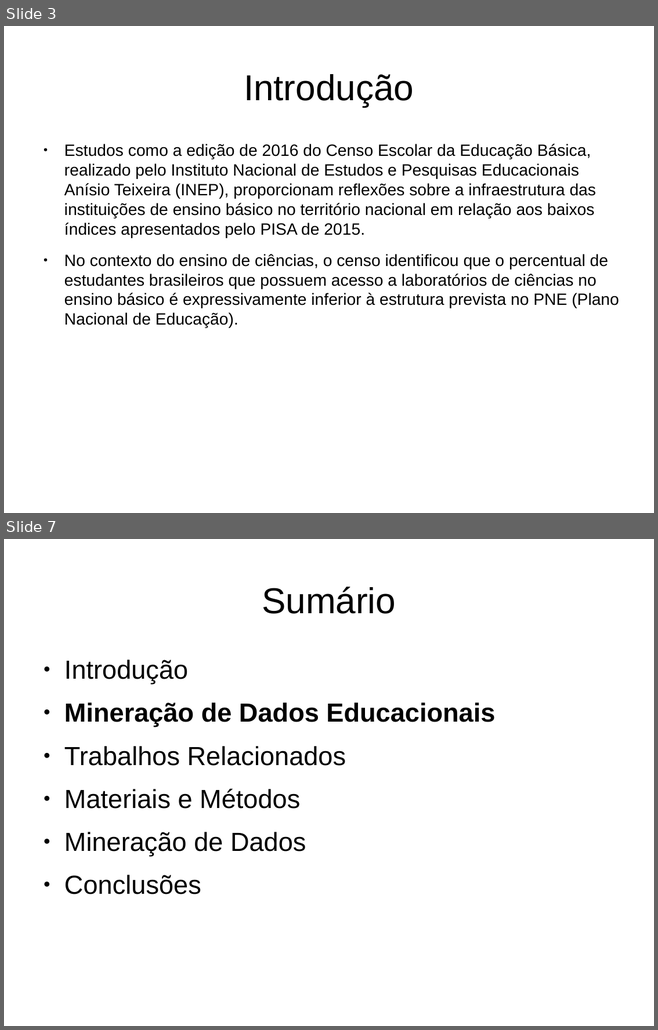
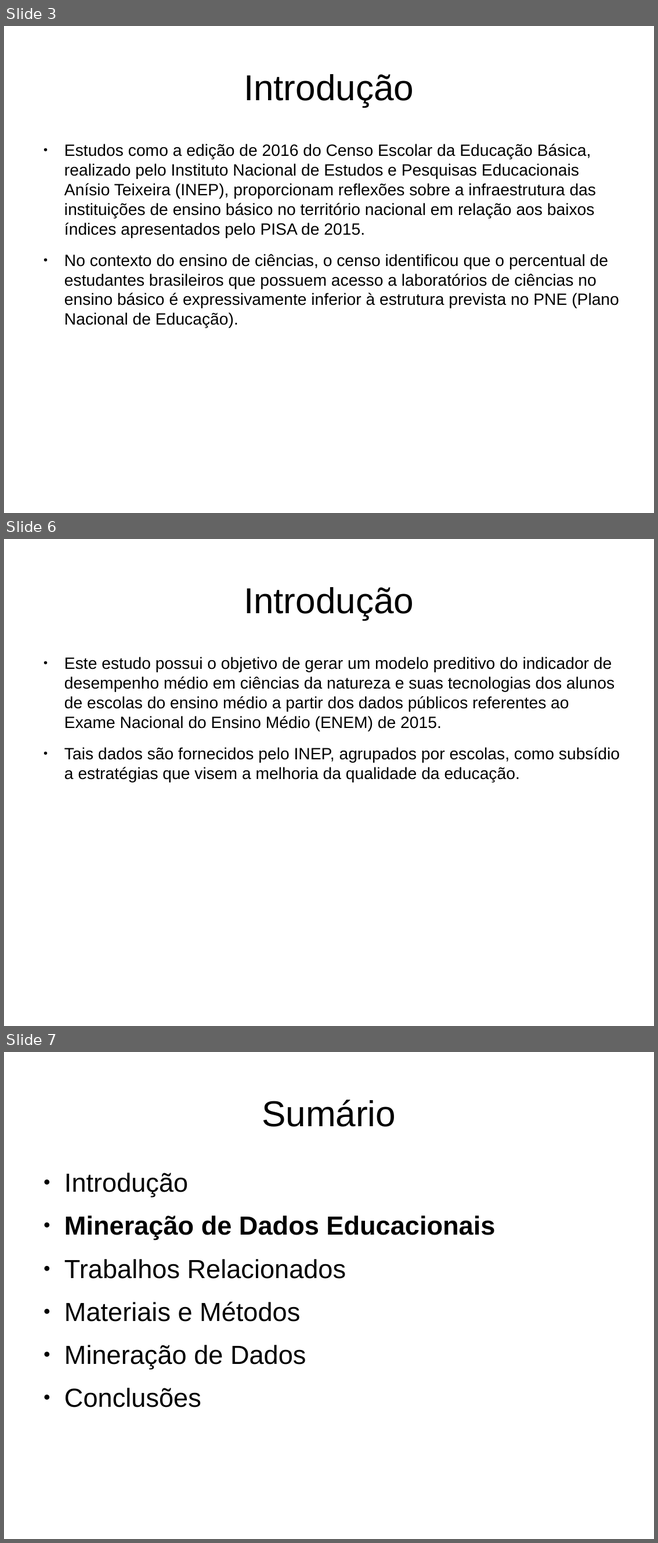
Before and after one commit to alexandre-costa-81/mpdc, a slide deck: mineracao-de-dados-educacionais-nos-resultados-do-enem-de-2015.odp. Shown one above the other, each under a label of ours: slides 3 and 7 before the commit, slides 3, 6 and 7 after it; the slides between them are not shown. The pictures are 658x1030 and 658x1543 pixels, drawn with LibreOffice and Linux fonts; fonts in the diff are those of the drawing. Boxes give left, top, right and bottom in pixels: in the first picture for what was removed or moved away, otherwise in the second. Text is boxed around its words. In the diff, an @@ line names an element or a change of style, - is before the commit and + after.

```diff
--- a/mineracao-de-dados-educacionais-nos-resultados-do-enem-de-2015.odp
+++ b/mineracao-de-dados-educacionais-nos-resultados-do-enem-de-2015.odp
@@ slide 6 added at [4,539,654,1026], background #FFFFFF @@
@@ title added at [244,587,413,620], 44 pt, text #000000 @@
+Introdução
@@ text added at [64,657,619,783], 20 pt, text #000000 @@
+● Este estudo possui o objetivo de gerar um modelo preditivo do indicador de desempenho médio em ciências da natureza e suas tecnologias dos alunos de escolas do ensino médio a partir dos dados públicos referentes ao Exame Nacional do Ensino Médio (ENEM) de 2015.
+● Tais dados são fornecidos pelo INEP, agrupados por escolas, como subsídio a estratégias que visem a melhoria da qualidade da educação.
```
Also in this commit, not shown: 13 slides changed, 11 other slides added, 12 slides removed, 2 other files.
